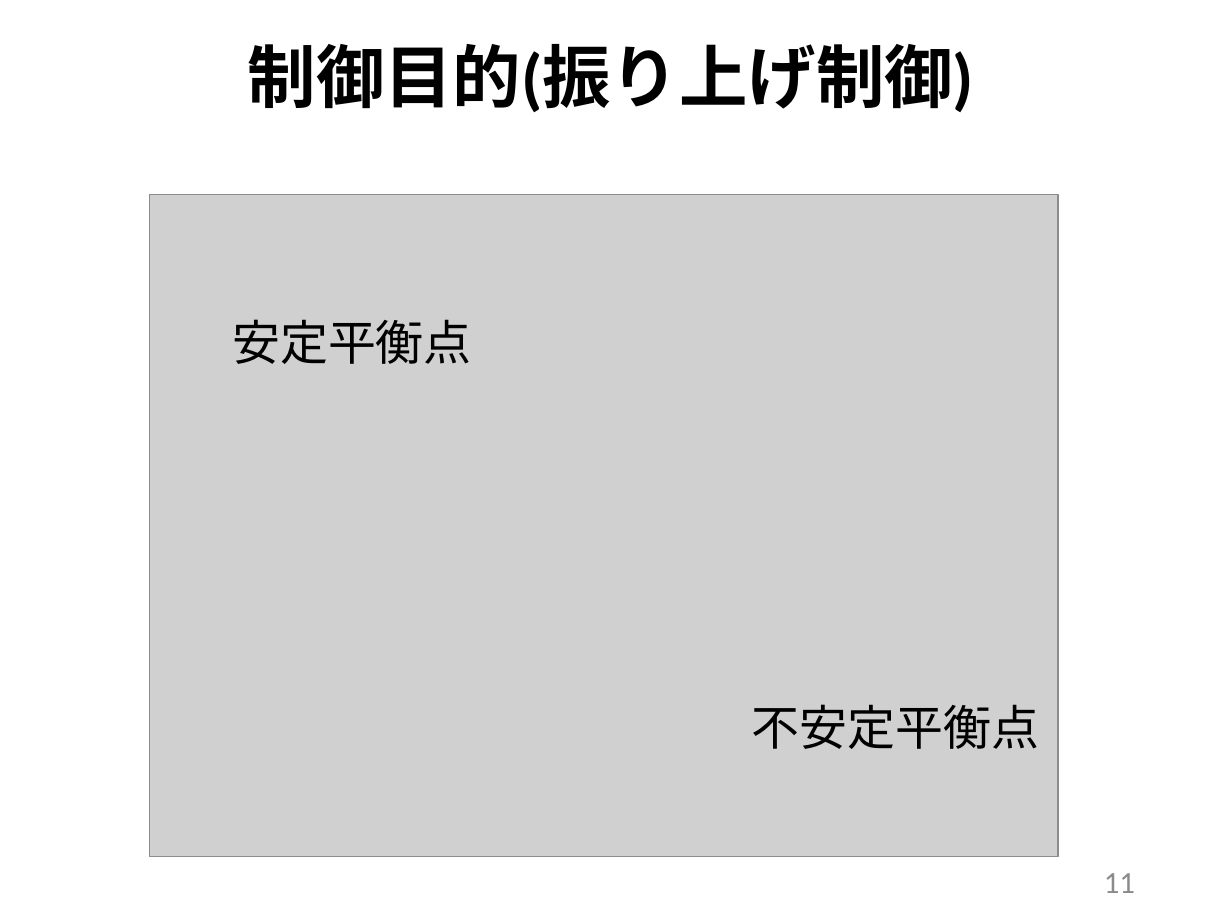
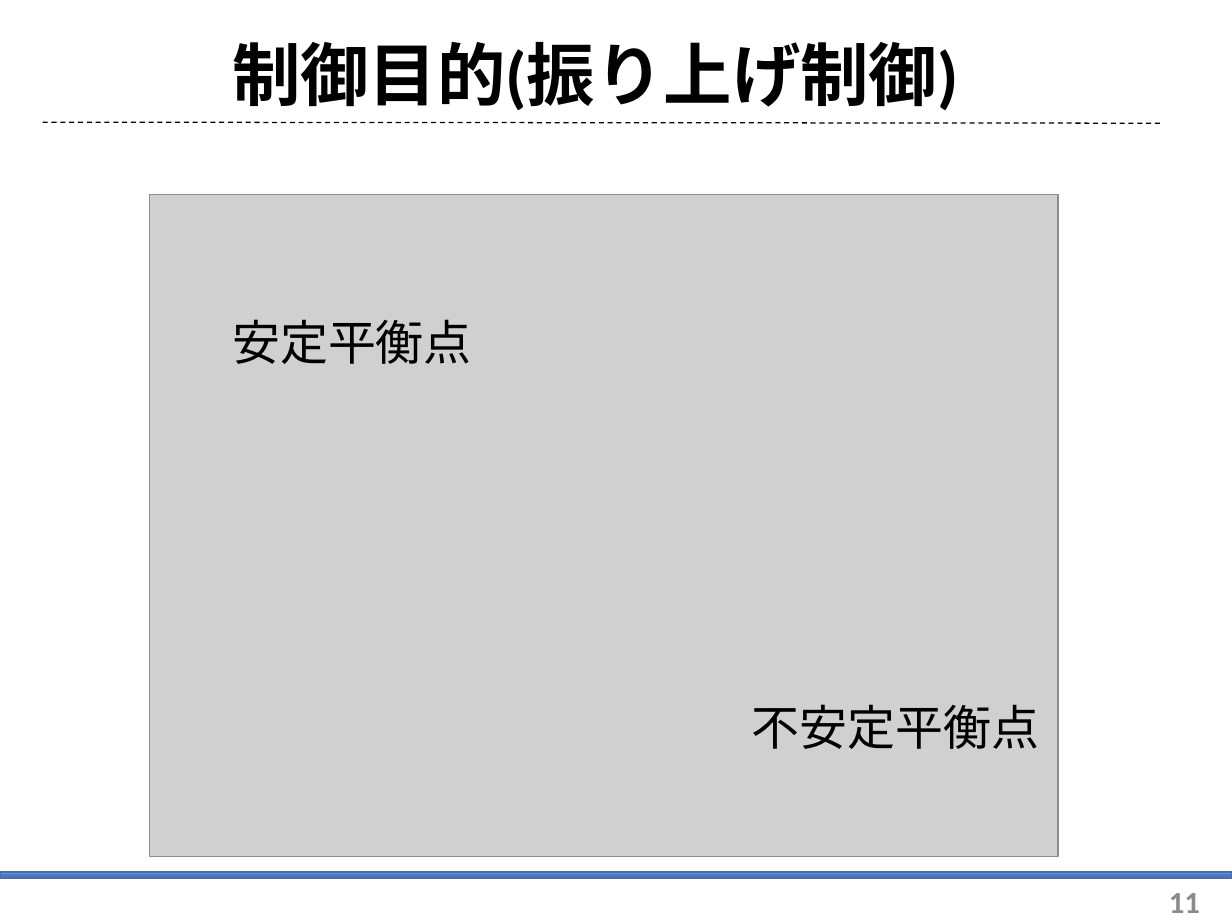
Before and after one commit to arabian9ts/Pendulum, a slide deck: slide 11 of presentation/pendulum_theory.pptx. Drawn at 1232x924 pixels with LibreOffice and Linux fonts; fonts in the diff are those of the drawing; grey boxes stand for pictures. Boxes give left, top, right and bottom in pixels: in the first picture for what was removed or moved away, otherwise in the second. Text is boxed around its words. In the diff, an @@ line names an element or a change of style, - is before the commit and + after.

Commit message:
modify: presen layout

```diff
--- a/presentation/pendulum_theory.pptx
+++ b/presentation/pendulum_theory.pptx
@@ title "制御目的(振り上げ制御)": place and size @@
-title "制御目的(振り上げ制御)" at [248,44,974,112]
+title "制御目的(振り上げ制御)" at [232,42,958,110]
@@ line added from (43, 122) to (1163, 123), #000000 0.75 pt dashed @@
@@ rectangle added at [0,872,1232,878], fill gradient #6666FF to #4A76C6 to #8FAADC, outline #43739E 1 pt @@
@@ page number: place and size @@
-page number at [1104,873,1135,893]
+page number at [1169,893,1200,913]
@@ page number at [1169,893,1200,913]: bold on @@
```
Also in this commit, not shown: 28 other slides changed, 2 slides added, 2 slides removed.
